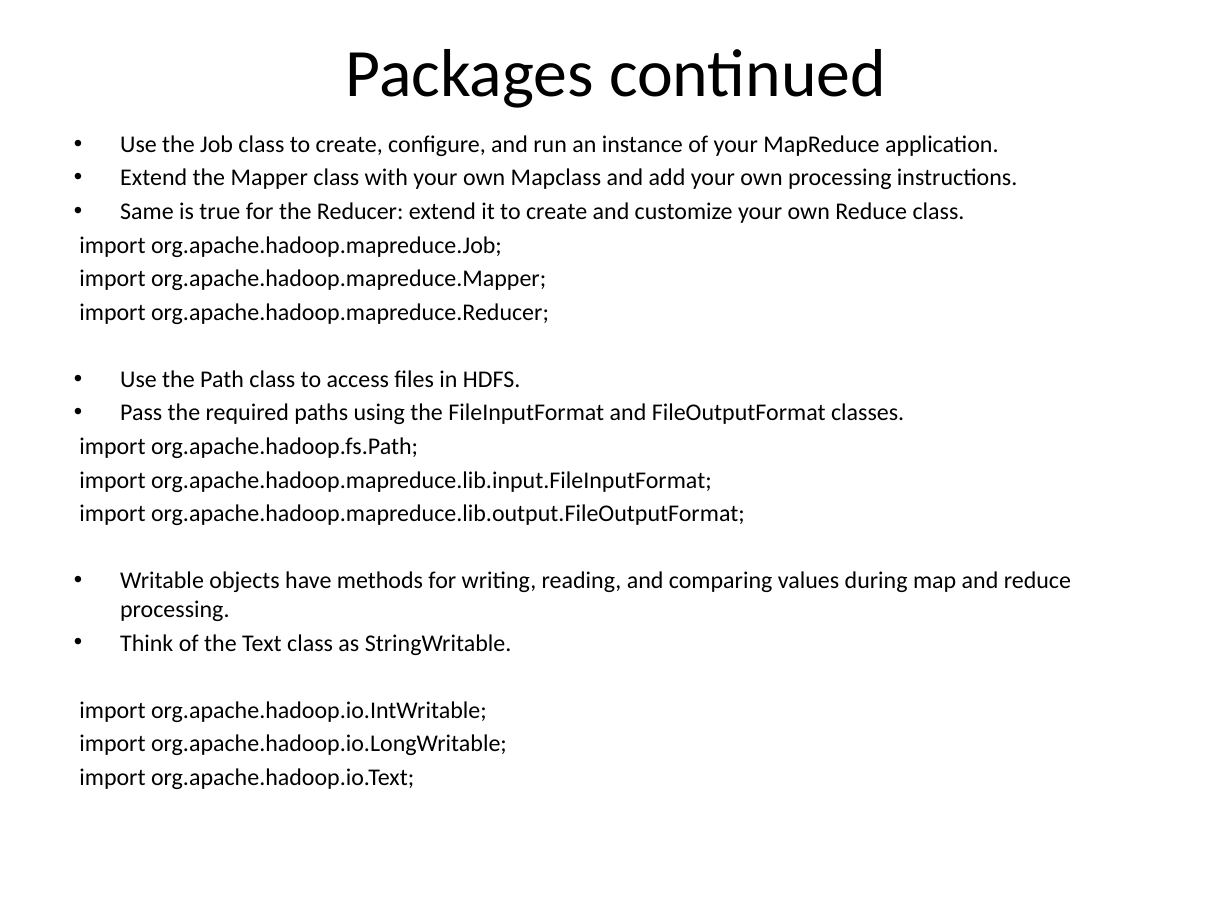
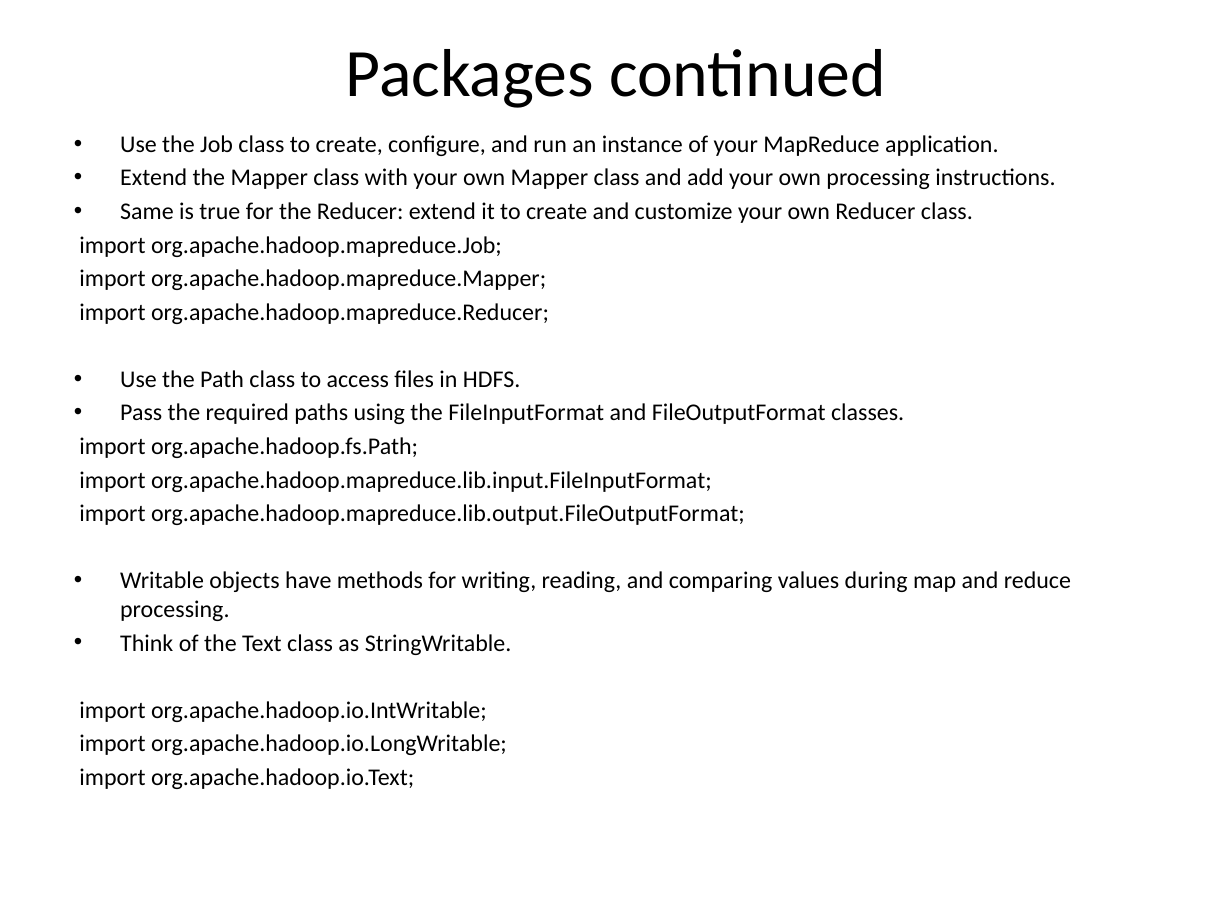
Before and after one commit to jayurbain/HadoopIntro, a slide deck: slide 15 of MapReduce 2.0 YARN.pptx. Drawn at 1232x924 pixels with LibreOffice and Linux fonts; fonts in the diff are those of the drawing. Boxes give left, top, right and bottom in pixels: in the first picture for what was removed or moved away, otherwise in the second. Text is boxed around its words. In the diff, an @@ line names an element or a change of style, - is before the commit and + after.

Commit message:
updated

```diff
--- a/MapReduce 2.0 YARN.pptx
+++ b/MapReduce 2.0 YARN.pptx
@@ text at (120,168,1055,223): text changed @@
-• Extend the Mapper class with your own Mapclass and add your own processing instructions.
-• Same is true for the Reducer: extend it to create and customize your own Reduce class.
+• Extend the Mapper class with your own Mapper class and add your own processing instructions.
+• Same is true for the Reducer: extend it to create and customize your own Reducer class.
```
Also in this commit, not shown: 12 other slides changed.
